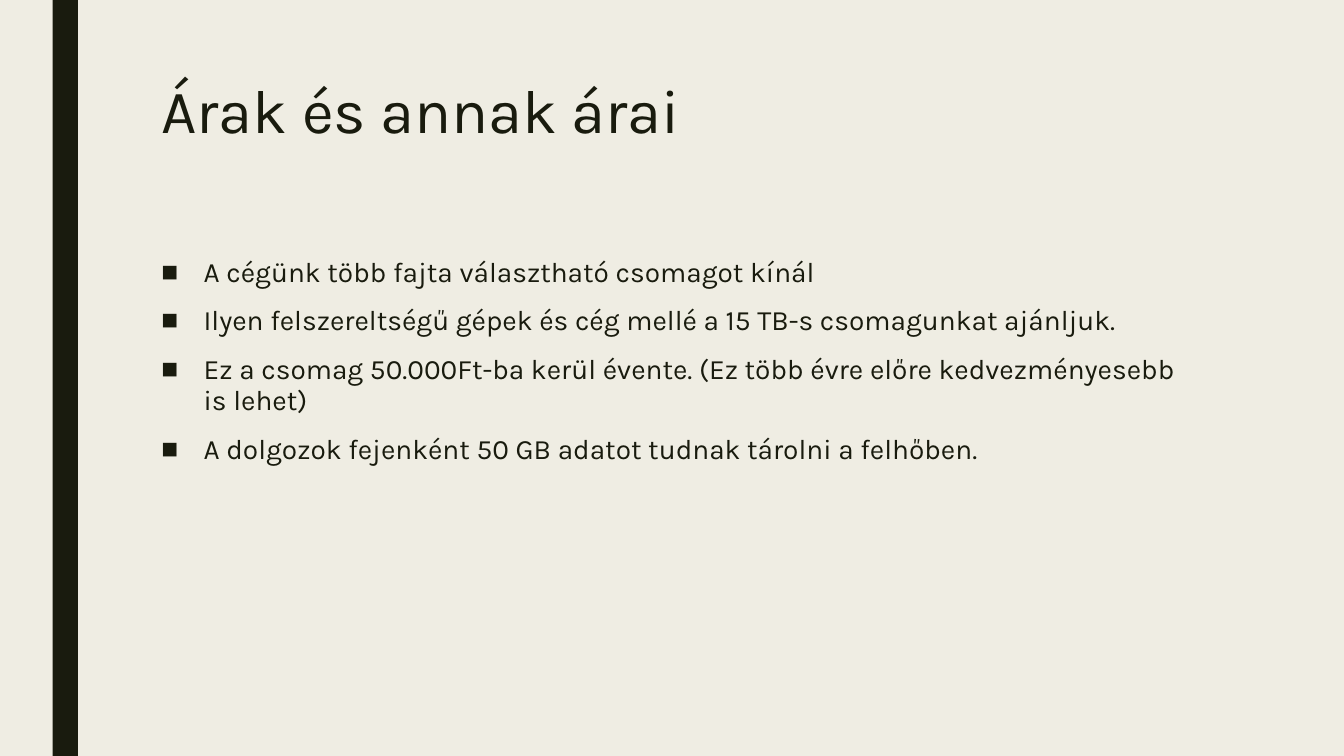
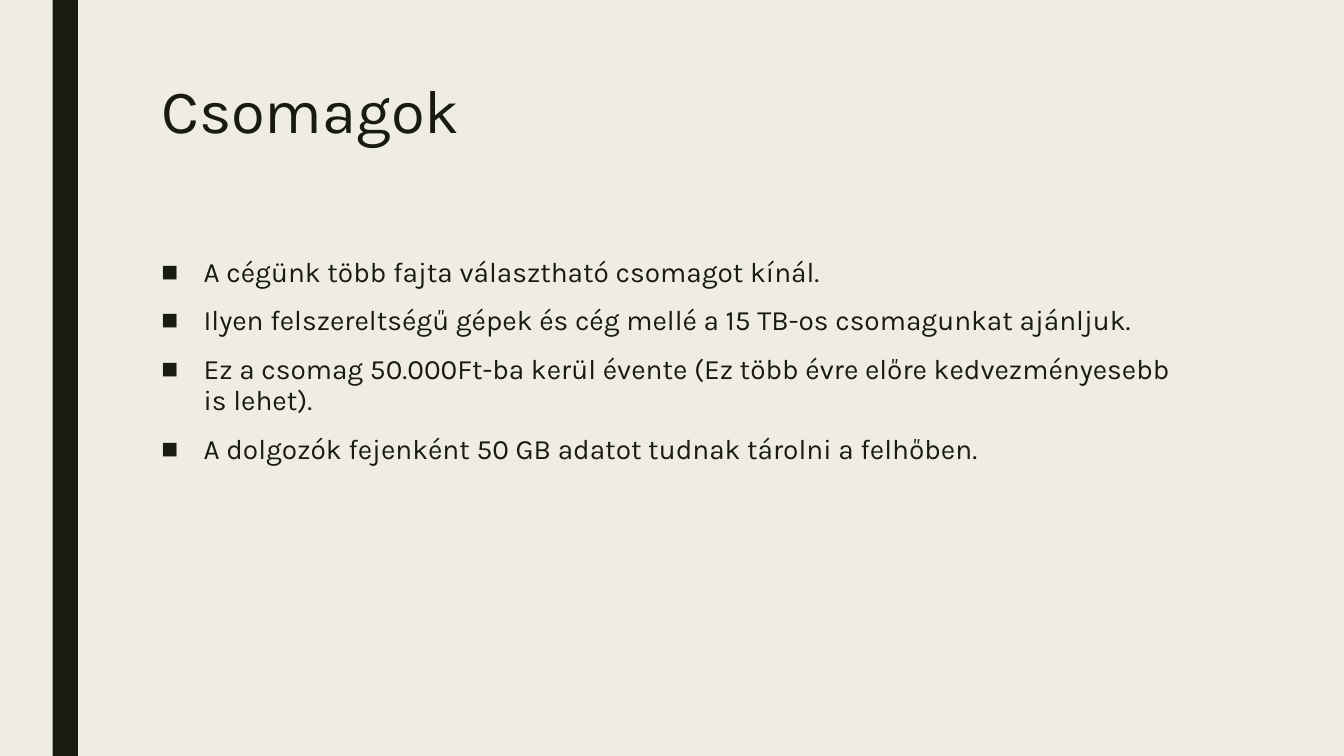
Before and after one commit to HrubosMark/Bobi-KFT, a slide deck: slide 13 of Bobi_Kft.pptx (slide 12 before the commit). Drawn at 1344x756 pixels with LibreOffice and Linux fonts; fonts in the diff are those of the drawing. Boxes give left, top, right and bottom in pixels: in the first picture for what was removed or moved away, otherwise in the second. Text is boxed around its words. In the diff, an @@ line names an element or a change of style, - is before the commit and + after.

```diff
--- a/Bobi_Kft.pptx
+++ b/Bobi_Kft.pptx
@@ title at box(161, 91, 459, 148): text changed @@
-Árak és annak árai
+Csomagok
@@ text at box(204, 260, 1170, 466): text changed @@
-■ A cégünk több fajta választható csomagot kínál
-■ Ilyen felszereltségű gépek és cég mellé a 15 TB-s csomagunkat ajánljuk.
-■ Ez a csomag 50.000Ft-ba kerül évente. (Ez több évre előre kedvezményesebb is lehet)
-■ A dolgozok fejenként 50 GB adatot tudnak tárolni a felhőben.
+■ A cégünk több fajta választható csomagot kínál.
+■ Ilyen felszereltségű gépek és cég mellé a 15 TB-os csomagunkat ajánljuk.
+■ Ez a csomag 50.000Ft-ba kerül évente (Ez több évre előre kedvezményesebb is lehet).
+■ A dolgozók fejenként 50 GB adatot tudnak tárolni a felhőben.
```
Also in this commit, not shown: 8 other slides changed, 11 slides added, 1 slide removed.
